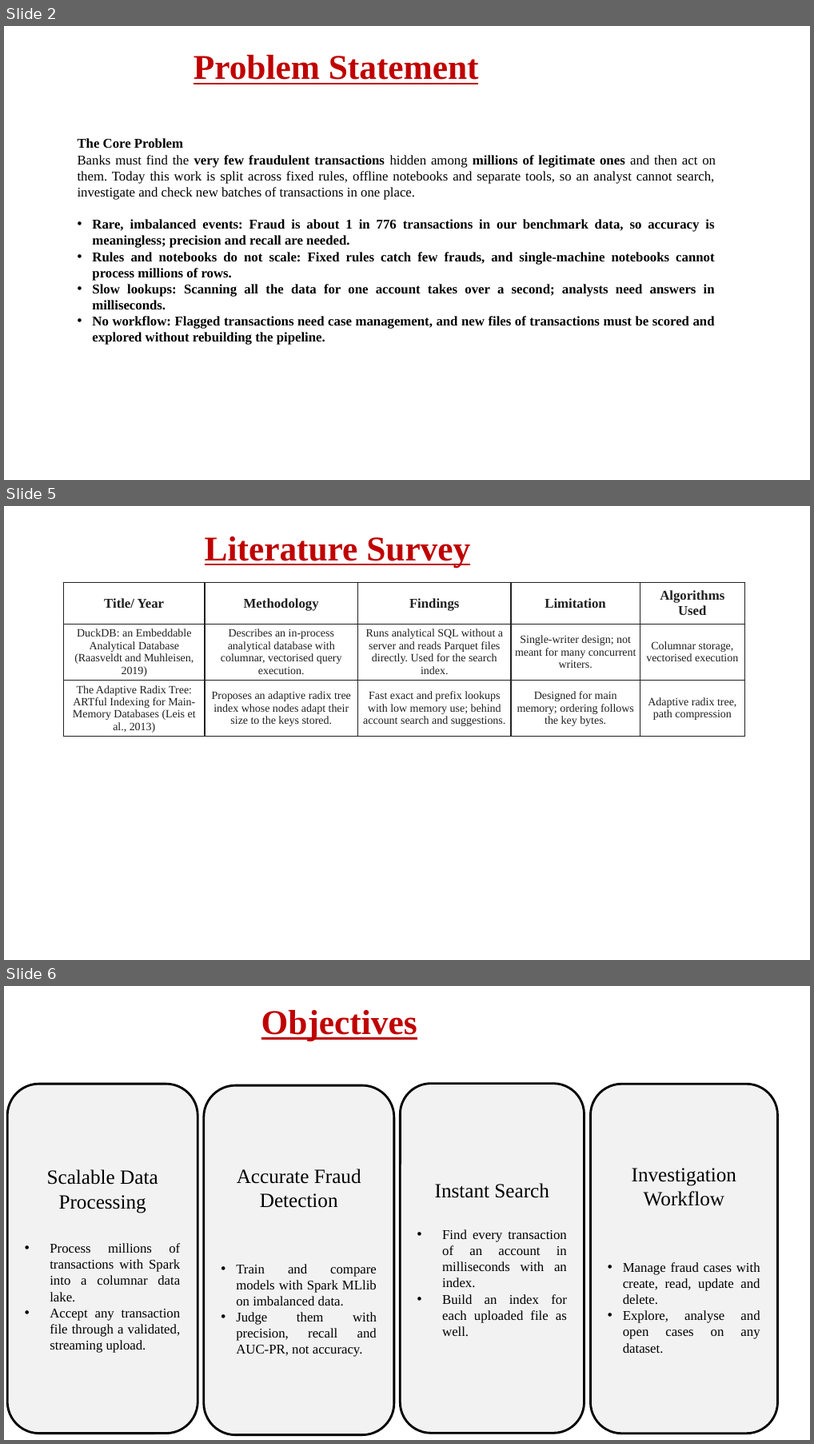
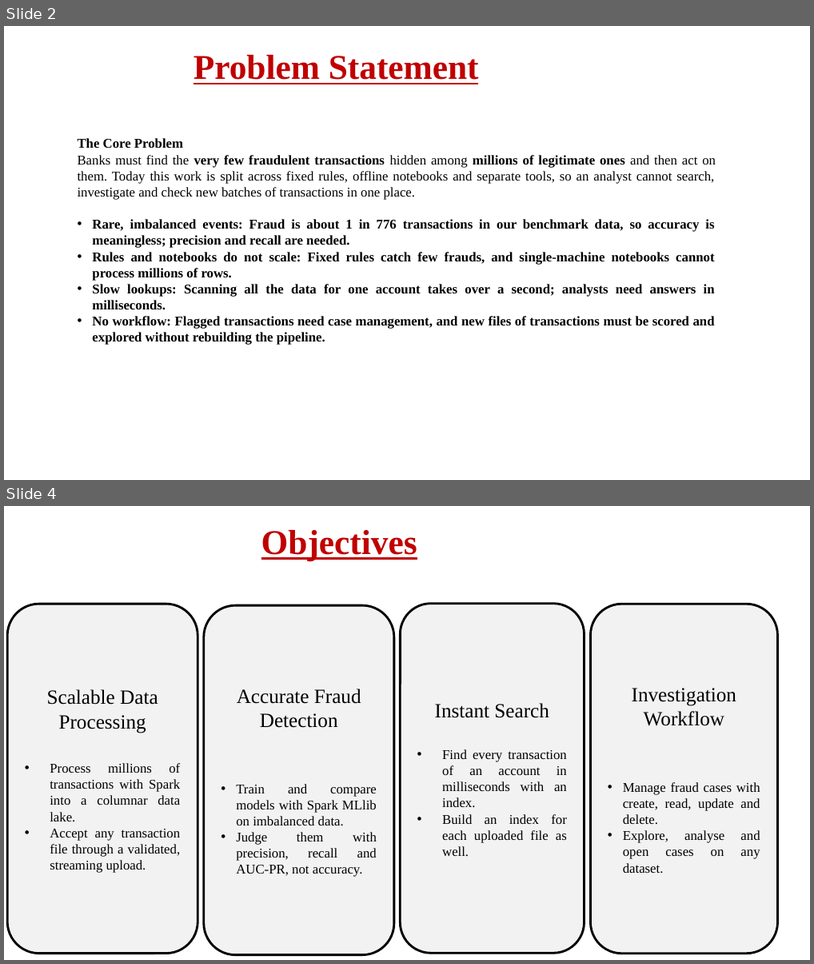
Before and after one commit to JayQuery-007/bank_transaction_analysis, a slide deck: docs/Mini_Project_Presentation.pptx. Shown one above the other, each under a label of ours: slides 2, 5 and 6 before the commit, slides 2 and 4 after it; the slides between them are not shown. The pictures are 814x1444 and 814x964 pixels, drawn with LibreOffice and Linux fonts; fonts in the diff are those of the drawing; background and template pictures are left out. Boxes give left, top, right and bottom in pixels: in the first picture for what was removed or moved away, otherwise in the second. Text is boxed around its words. In the diff, an @@ line names an element or a change of style, - is before the commit and + after.

```diff
--- a/docs/Mini_Project_Presentation.pptx
+++ b/docs/Mini_Project_Presentation.pptx
@@ slide 5 removed at <box>4,506,810,960</box>, background #FFFFFF @@
@@ title removed at <box>205,536,470,567</box> @@
-Literature Survey
@@ table removed at <box>64,583,745,847</box>, 3 rows, 5 columns @@
-Title/ Year | Methodology | Findings | Limitation | Algorithms Used
-DuckDB: an Embeddable Analytical Database (Raasveldt and Muhleisen, 2019) | Describes an in-process analytical database with columnar, vectorised query execution. | Runs analytical SQL without a server and reads Parquet files directly. Used for the search index. | Single-writer design; not meant for many concurrent writers. | Columnar storage, vectorised execution
-The Adaptive Radix Tree: ARTful Indexing for Main-Memory Databases (Leis et al., 2013) | Proposes an adaptive radix tree index whose nodes adapt their size to the keys stored. | Fast exact and prefix lookups with low memory use; behind account search and suggestions. | Designed for main memory; ordering follows the key bytes. | Adaptive radix tree, path compression
@@ what was slide 6 is now slide 4 @@
```
Also in this commit, not shown: 2 slides changed, 1 other slide removed, 4 other files.
